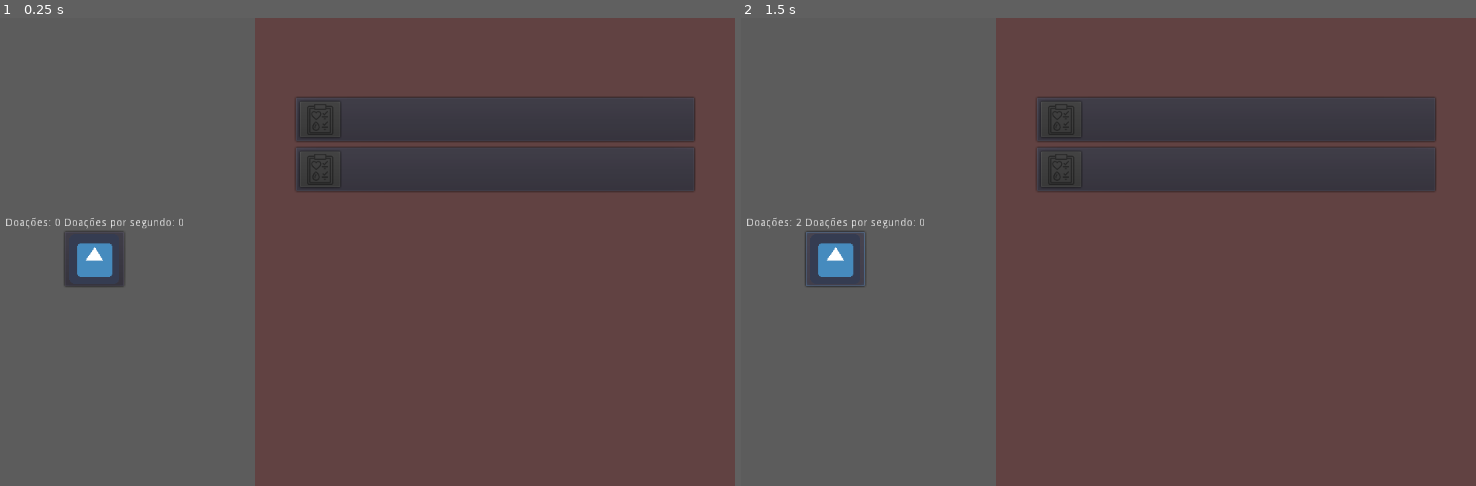
Above: before the commit, frames 1-2 (left to right).
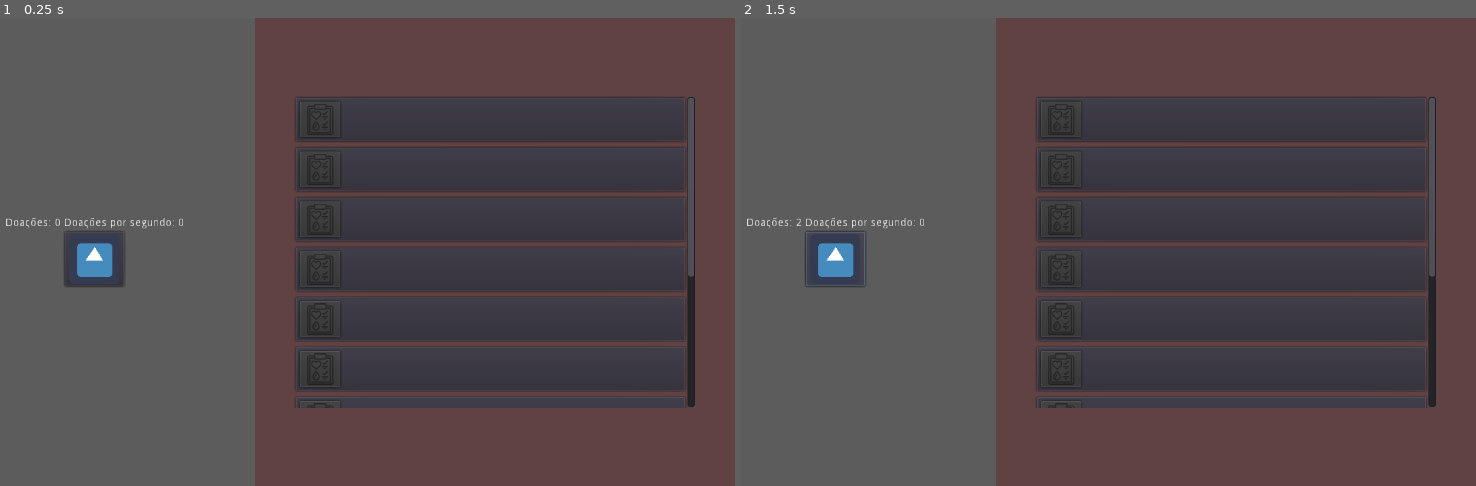
Above: after the commit, the same moments.

Repository: LeonardoBevilacqua/Blood-clicker
Game: Godot game, scene res://scenes/mainGame.tscn
Two runs of this game, one before a commit and one after it. Both use one fixed random seed, a clock stepped at 60 frames per second and the inputs below. The engine's default icon, where the game draws it, is replaced by a stand-in: a white triangle on a blue panel in a dark square.
Inputs (mouse positions are in pixels of both pictures, inside the frame that each line leads up to):
- Up to frame 1 (0.25 s): no input
- Up to frame 2 (1.5 s): click (836, 261) at 0.5 s; click (836, 261) at 1.25 s

The runs differ from the first frame. In frame 1, 22% of the frame differs, in the area x 40-95%, y 16-84%; in frame 2, 22%.

Commit message:
Finalizando programaçao da logica do game, criando build

Diff:
--- /dev/null
+++ b/resources/blood.tres
@@ -0,0 +1,15 @@
+[gd_resource type="Theme" load_steps=3 format=2]
+
+[ext_resource path="res://assets/redButton/buttonStock1.png" type="Texture" id=1]
+
+[sub_resource type="StyleBoxTexture" id=1]
+texture = ExtResource( 1 )
+margin_left = 245.406
+margin_right = 43.3691
+margin_top = 23.2712
+margin_bottom = 21.1556
+
+[resource]
+Panel/styles/panel = SubResource( 1 )
+Panel/styles/panelf = null
+Panel/styles/panelnc = null
--- a/resources/upgrades.json
+++ b/resources/upgrades.json
@@ -1,14 +1,60 @@
 {
     "upgrades": [
         {
-            "description": "Campanha na TV",
-            "value": 0.3,
+            "description": "Distribuir panfletos",
+            "value": 0.1,
+            "price": 10
+        },
+        {
+            "description": "Doador tipo A+",
+            "value": 0.2,
             "price": 25
         },
         {
-            "description": "Campanha na TV",
-            "value": 0.3,
-            "price": 10
+            "description": "Doador tipo A-",
+            "value": 0.4,
+            "price": 50
+        },
+        {
+            "description": "Doador tipo B+",
+            "value": 0.2,
+            "price": 25
+        },
+        {
+            "description": "Doador tipo B-",
+            "value": 0.4,
+            "price": 50
+        },
+
+        {
+            "description": "Doador tipo AB+",
+            "value": 0.6,
+            "price": 75
+        },
+        {
+            "description": "Doador tipo AB-",
+            "value": 0.8,
+            "price": 80
+        },
+        {
+            "description": "Doador tipo O+",
+            "value": 1,
+            "price": 85
+        },
+        {
+            "description": "Doador tipo O-",
+            "value": 2,
+            "price": 100
+        },
+        {
+            "description": "Iniciar uma campanha na TV",
+            "value": 5,
+            "price": 120
+        },
+        {
+            "description": "Abrir clinica de doção de sangue",
+            "value": 10,
+            "price": 200
         }
     ]
 }
--- a/scenes/UpgradePanel.tscn
+++ b/scenes/UpgradePanel.tscn
@@ -23,8 +23,12 @@
 custom_constants/margin_left = 50
 custom_constants/margin_bottom = 100
 
-[node name="VBoxContainer" type="VBoxContainer" parent="Control/MarginContainer"]
+[node name="ScrollContainer" type="ScrollContainer" parent="Control/MarginContainer"]
 margin_left = 50.0
 margin_top = 100.0
 margin_right = 564.0
 margin_bottom = 500.0
+
+[node name="VBoxContainer" type="VBoxContainer" parent="Control/MarginContainer/ScrollContainer"]
+margin_right = 514.0
+size_flags_horizontal = 3
--- a/scripts/UpgradePanel.gd
+++ b/scripts/UpgradePanel.gd
@@ -11,11 +11,11 @@
 	self._generate_buttons(self._load_upgrades())
 
 func _button_click(button):
-	if (int(_counter) < button._price):
-		print("sem creditos")
-	else:
+	if (int(_counter) >= button._price):
 		emit_signal("update_counter_per_second", button._price, button._value)
-		button.queue_free()
+		button._price *= 2
+		button._value *= 2
+		button.set_price_text()
 
 func set_counter(counter):
 	self._counter = counter
@@ -43,7 +43,7 @@
 
 		buttons.append(button)
 
-		$Control/MarginContainer/VBoxContainer.add_child(button)
+		$Control/MarginContainer/ScrollContainer/VBoxContainer.add_child(button)
 
 func _set_buttons_status():
 	for button in buttons:
--- a/scripts/components/UpgradeButton.gd
+++ b/scripts/components/UpgradeButton.gd
@@ -12,12 +12,12 @@
 	self._price = price
 
 	self._set_description_text()
-	self._set_price_text()
+	self.set_price_text()
 
 func _set_description_text():
 	$HBoxContainer/Rows/Description.text = self._description
 
-func _set_price_text():
+func set_price_text():
 	$HBoxContainer/Rows/Price.text = str(self._price)
 
 func _on_Button_pressed():
Binary file added: assets/redButton/buttonStock1.png
Not shown, added: assets/redButton/buttonStock1.png.import
Binary file added: assets/redButton/buttonStock1d.png
Not shown, added: assets/redButton/buttonStock1d.png.import
Binary file added: assets/redButton/buttonStock1h.png
Not shown, added: assets/redButton/buttonStock1h.png.import
Not shown, added: build/html/blood-clicker.png.import
Not shown, added: export_presets.cfg
Not shown, added: build/html/blood-clicker.html
Not shown, added: build/html/blood-clicker.js
Not shown, added: build/html/blood-clicker.pck
Not shown, added: build/html/blood-clicker.png
(and 1 more such lines)
